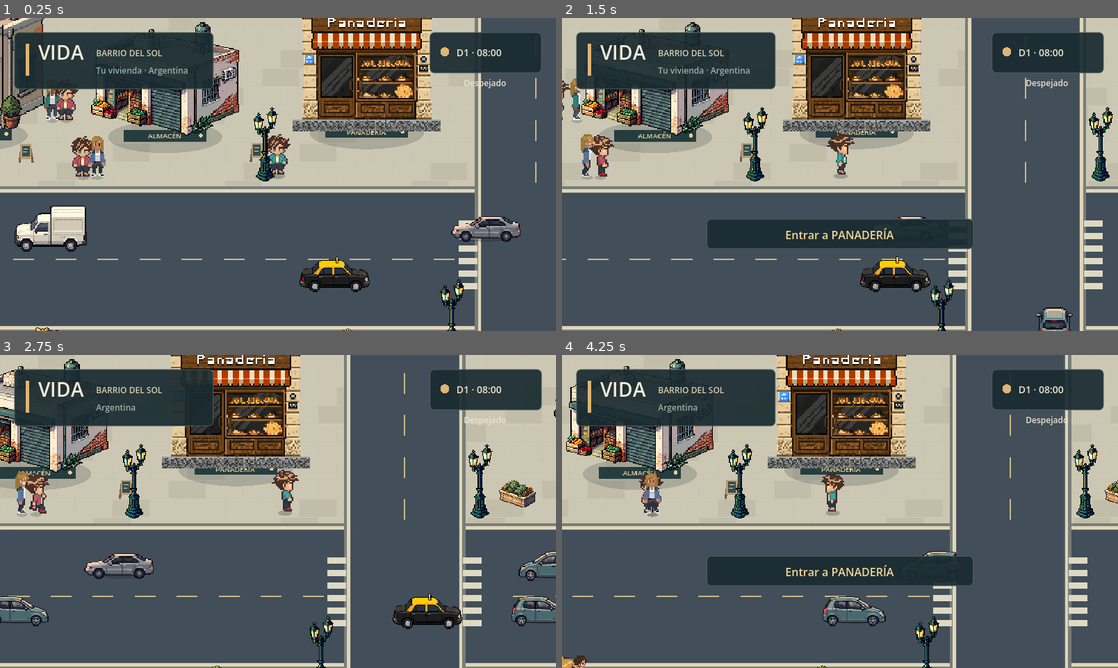
Above: before the commit, frames 1-4 (two rows, left to right).
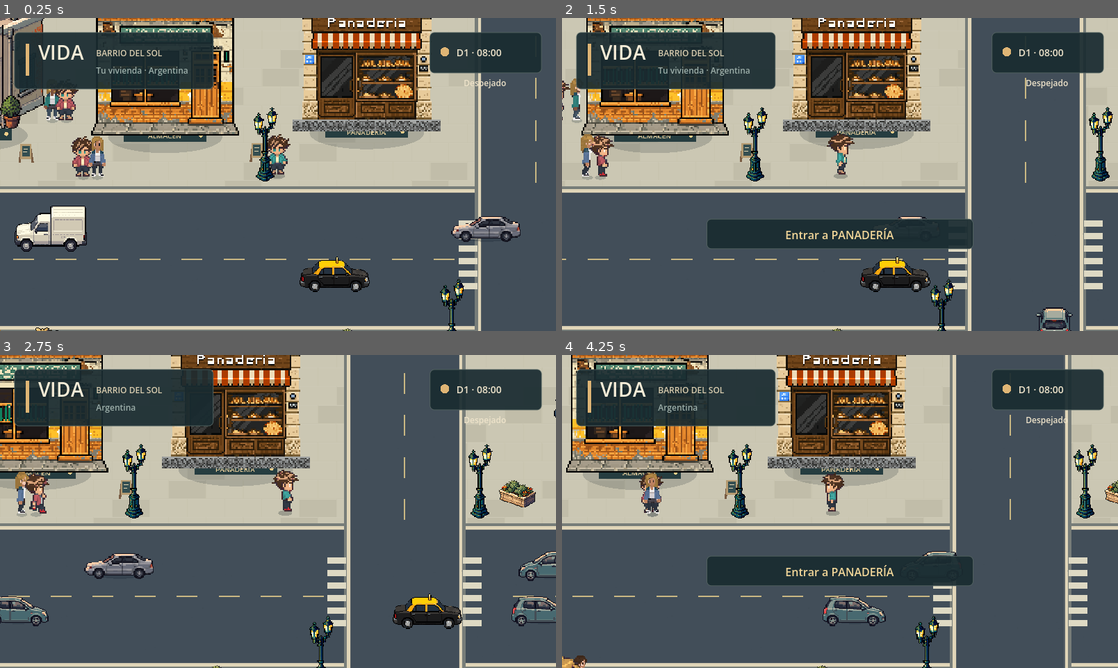
Above: after the commit, the same moments.

Repository: AgustinWojtyszyn/Life--simulador-de-vida
Game: Godot game, scene res://scenes/playground.tscn
Same seed, same stepped clock (60 frames per second), same inputs: the game is played once before the commit and once after it. This scene is started directly instead of the project's main scene.
Inputs (mouse positions are in pixels of both pictures, inside the frame that each line leads up to):
- Up to frame 1 (0.25 s): no input
- Up to frame 2 (1.5 s): move the mouse to (962, 158) at 0.52 s; hold D (move_right) 0.53-1.25 s; tap E (interact) at 0.6 s; click (962, 158) at 0.67 s; drag from (728, 190) to (812, 237) at 1.27 s
- Up to frame 3 (2.75 s): move the mouse to (333, 442) at 2.02 s; hold D (move_right) from 2.03 s (still down); tap E (interact) at 2.1 s
- Up to frame 4 (4.25 s): release D (move_right) at 2.75 s; drag from (812, 574) to (673, 464) at 2.77 s; move the mouse to (1006, 558) at 3.52 s; hold A (move_left) from 3.53 s (still down); tap E (interact) at 3.6 s

The runs differ from the first frame. In frame 1, 5.4% of the frame differs, in the area x 16-43%, y 0-38%; in frame 2, 4.6%; in frame 3, 3.9%; in frame 4, 4.8%.

Commit message:
fix: use authored Argentine almacen frontage

Diff:
--- a/scripts/data/regional_assets.gd
+++ b/scripts/data/regional_assets.gd
@@ -10,7 +10,7 @@
 	"us": ["brick", "duplex", "modern", "premium_home", "apartments", "common", "restored"],
 }
 const FRONTAGES := {
-	"ar": ["cafe", "market", "panaderia", "kiosco"],
+	"ar": ["cafe", "almacen", "panaderia", "kiosco"],
 	"br": ["bakery_corner", "market", "padaria", "cafe"],
 	"jp": ["cafe", "market", "konbini", "office"],
 	"it": ["trattoria", "market", "pizzeria", "cafe"],
